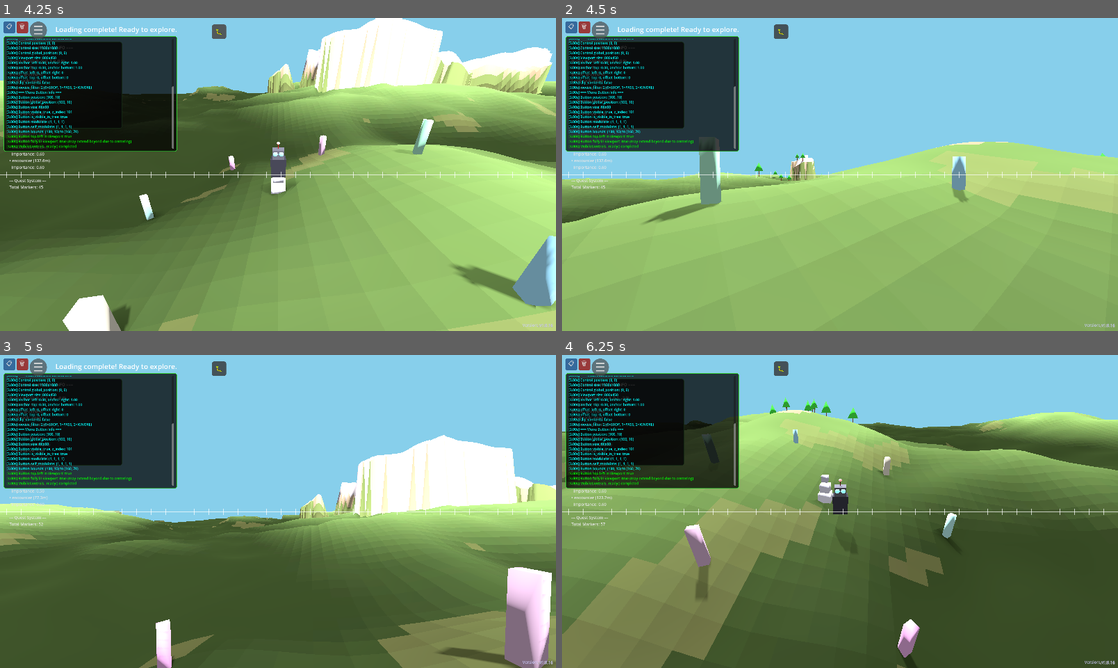
Above: before the commit, frames 1-4 (two rows, left to right).
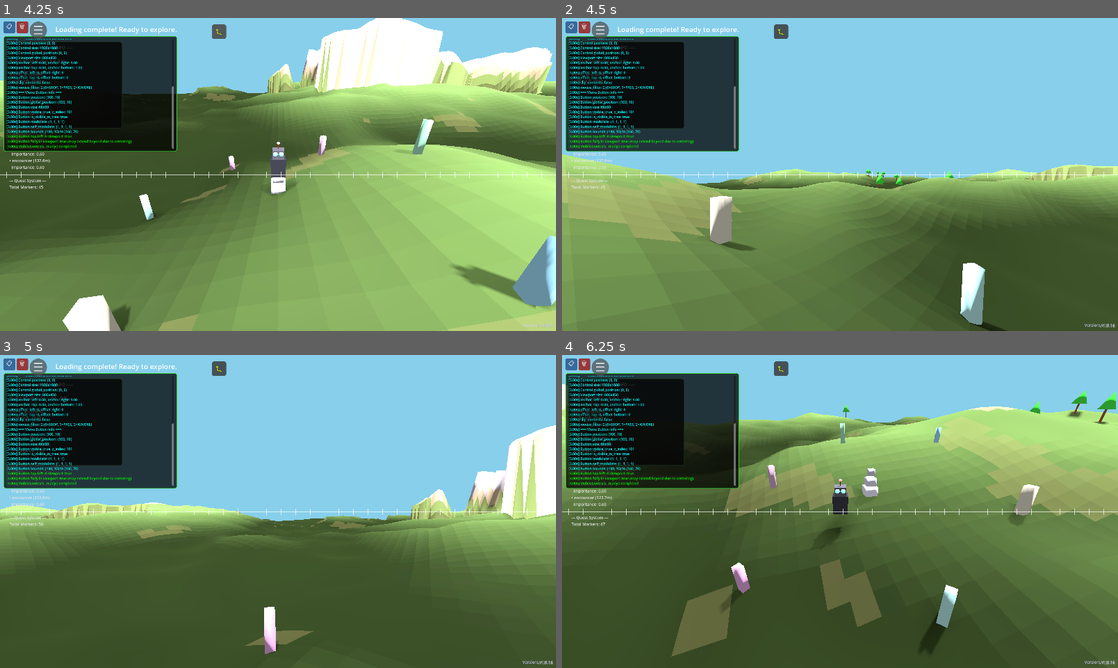
Above: after the commit, the same moments.

Repository: felix-dieterle/YouGame_godot4_public
Game: Godot game, scene res://scenes/main.tscn
Same seed, same stepped clock (60 frames per second), same inputs: the game is played once before the commit and once after it.
Inputs (mouse positions are in pixels of both pictures, inside the frame that each line leads up to):
- Up to frame 1 (4.25 s): click "📋" at 0.5 s; click "🗑" at 1.25 s; click "☰" at 2 s; click "▶ Resume Game" at 2.75 s; click "🐛" at 3.5 s
- Up to frame 2 (4.5 s): tap Enter at 4.25 s; move the mouse to (962, 158) at 4.27 s; hold Right (ui_right) from 4.28 s (still down); hold V (toggle_camera_view) from 4.28 s (still down); click (962, 158) at 4.42 s
- Up to frame 3 (5 s): keep holding Right (ui_right); keep holding V (toggle_camera_view)
- Up to frame 4 (6.25 s): release Right (ui_right) at 5 s; release V (toggle_camera_view) at 5 s; drag from (728, 527) to (812, 574) at 5.02 s; move the mouse to (895, 442) at 5.77 s; hold Right (ui_right) from 5.78 s (still down); hold V (toggle_camera_view) from 5.78 s (still down)

Frame 1 is identical in both runs. In frame 2, 53% of the frame differs, in the area x 0-100%, y 38-100%; in frame 3, 22%; in frame 4, 48%.

Commit message:
Fix left/right navigation by negating X-axis input
Co-authored-by: felix-dieterle <1490062+felix-dieterle@users.noreply.github.com>

Diff:
--- a/scripts/player.gd
+++ b/scripts/player.gd
@@ -81,21 +81,24 @@
     # Input coordinate system: Y axis points down on screen (standard UI coordinates)
     # - Pushing up on joystick/keyboard gives negative Y
     # - Pushing down gives positive Y
+    # - Pushing right on joystick/keyboard gives positive X
+    # - Pushing left gives negative X
     # 3D coordinate system: In this game, forward movement is in +Z direction
     # - We negate input_dir.y to map "up" input to forward (+Z) movement
+    # - We negate input_dir.x to correct left/right mapping (right = -X, left = +X)
     # In first-person mode, direction is relative to player's facing direction
     # In third-person mode, direction is world-relative (original behavior)
     var direction = Vector3.ZERO
     if input_dir.length() > 0.01:
         if is_first_person:
             # First-person: Transform input by player's rotation
-            # input_dir.x → X axis (right), -input_dir.y → Z axis (forward/back, negated for correct direction)
-            var input_3d = Vector3(input_dir.x, 0, -input_dir.y).normalized()
+            # -input_dir.x → X axis (right/left, negated for correct direction), -input_dir.y → Z axis (forward/back, negated for correct direction)
+            var input_3d = Vector3(-input_dir.x, 0, -input_dir.y).normalized()
             direction = input_3d.rotated(Vector3.UP, rotation.y)
         else:
             # Third-person: World-relative movement
-            # input_dir.x → X axis (east/west), -input_dir.y → Z axis (north/south, negated for correct direction)
-            direction = Vector3(input_dir.x, 0, -input_dir.y).normalized()
+            # -input_dir.x → X axis (east/west, negated for correct direction), -input_dir.y → Z axis (north/south, negated for correct direction)
+            direction = Vector3(-input_dir.x, 0, -input_dir.y).normalized()
 
     if direction:
         # Check slope along intended movement path
